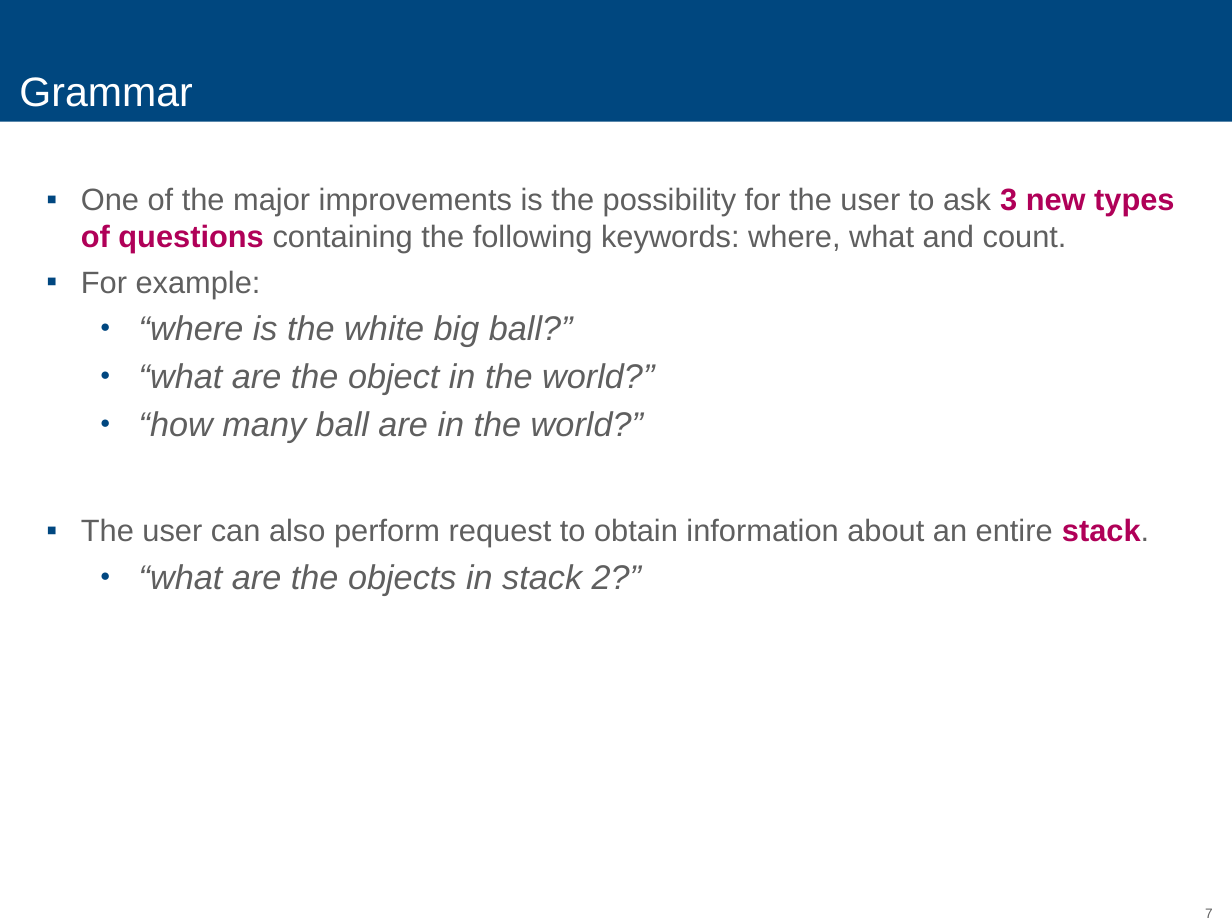
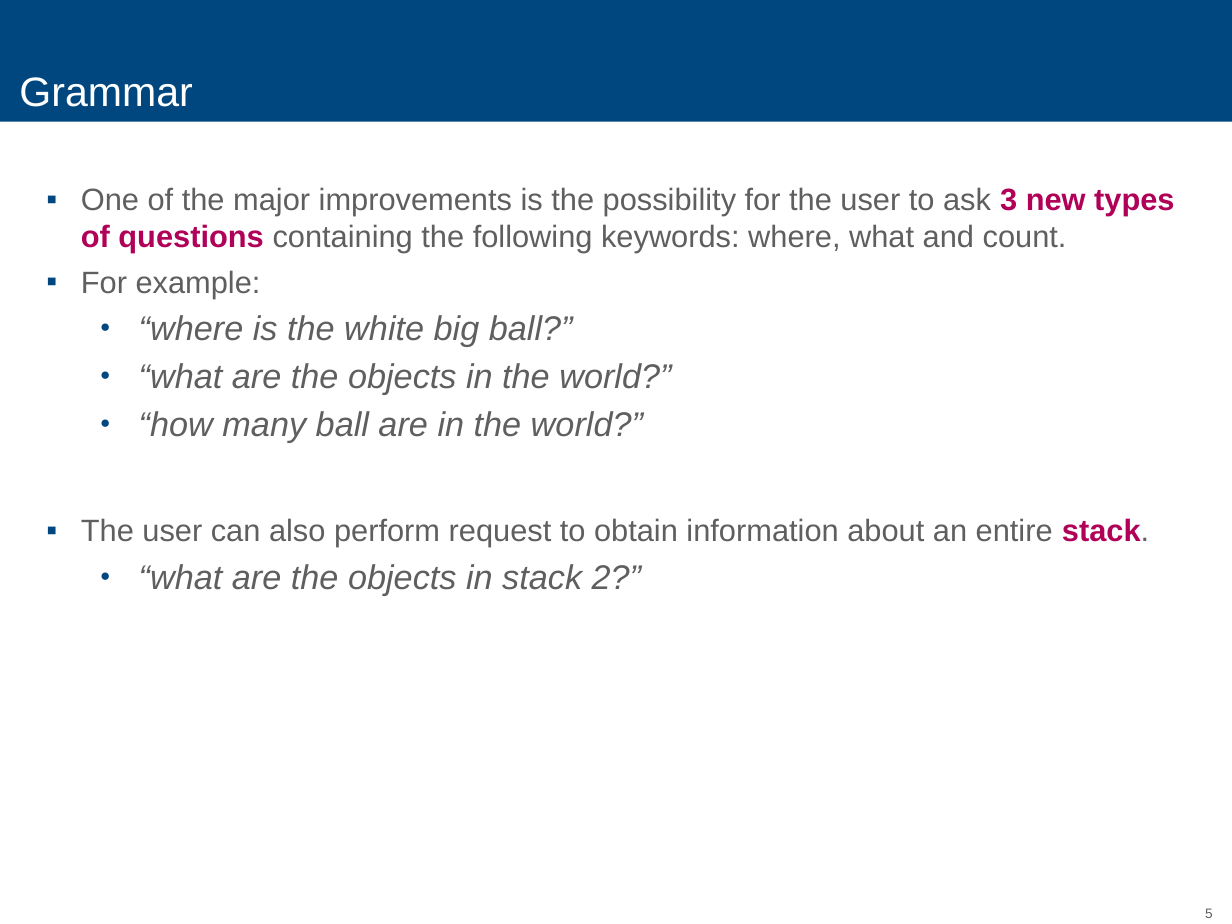
Before and after one commit to Medulli/shrdlite-chalmers, a slide deck: slide 5 of Report/AI.pptx (slide 7 before the commit). Drawn at 1232x924 pixels with LibreOffice and Linux fonts; fonts in the diff are those of the drawing. Boxes give left, top, right and bottom in pixels: in the first picture for what was removed or moved away, otherwise in the second. Text is boxed around its words. In the diff, an @@ line names an element or a change of style, - is before the commit and + after.

```diff
--- a/Report/AI.pptx
+++ b/Report/AI.pptx
@@ text at box(139, 363, 671, 394): text changed @@
-    ● “what are the object in the world?”
+    ● “what are the objects in the world?”
@@ page number at box(1205, 908, 1213, 918): text changed @@
-7
+5
```
Also in this commit, not shown: 10 other slides changed, 1 slide added, 3 slides removed.
